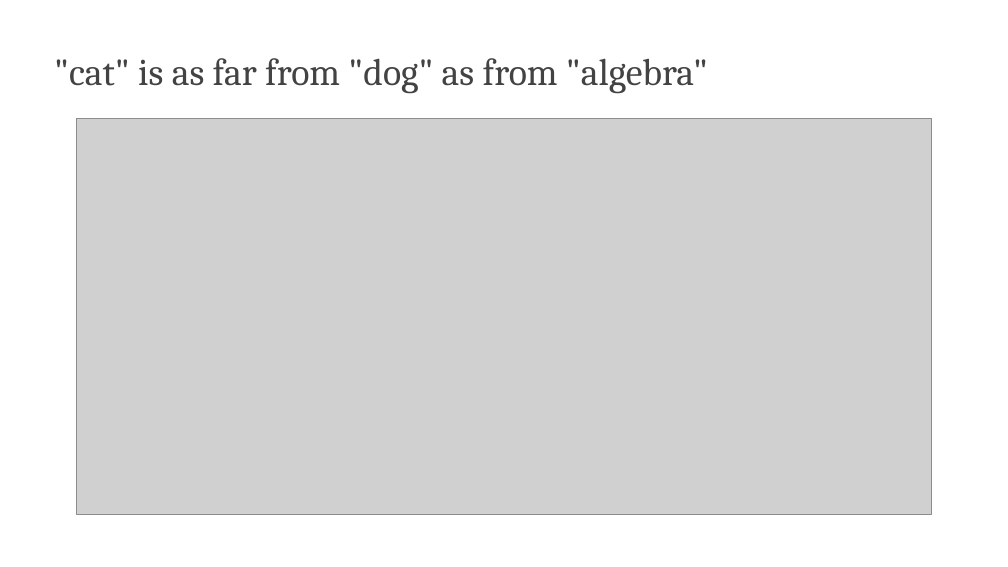
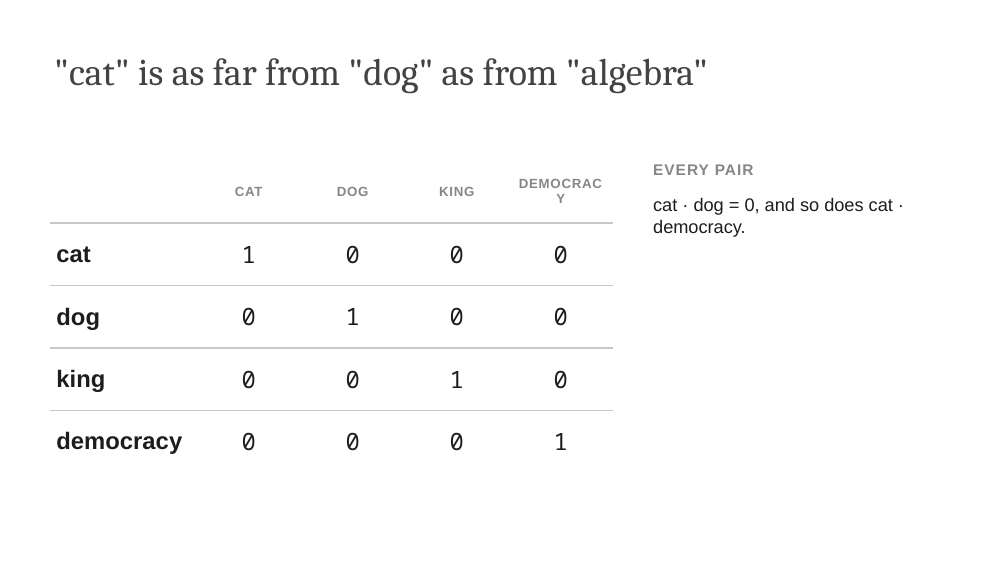
Before and after one commit to edavalosanaya/CSCI3495_NLP_LLMs_Student, a slide deck: slide 4 of weeks/week-05/class-01/lecture/slides.pptx (slide 3 before the commit). Drawn at 1008x567 pixels with LibreOffice and Linux fonts; fonts in the diff are those of the drawing; grey boxes stand for pictures; background and template pictures are left out. Boxes give left, top, right and bottom in pixels: in the first picture for what was removed or moved away, otherwise in the second. Text is boxed around its words. In the diff, an @@ line names an element or a change of style, - is before the commit and + after.

```diff
--- a/weeks/week-05/class-01/lecture/slides.pptx
+++ b/weeks/week-05/class-01/lecture/slides.pptx
@@ picture removed at [77, 119, 931, 514] @@
@@ table added at [50, 160, 612, 473], 5 rows, 5 columns @@
+ | CAT | DOG | KING | DEMOCRACY
+cat | 1 | 0 | 0 | 0
+dog | 0 | 1 | 0 | 0
+king | 0 | 0 | 1 | 0
+democracy | 0 | 0 | 0 | 1
@@ text added at [653, 164, 893, 237], 13 pt, text #1D1D1F @@
+EVERY PAIR
+cat · dog = 0, and so does cat · democracy.
```
Also in this commit, not shown: 5 other slides changed, 3 slides added, 3 slides removed, 2 other files.
